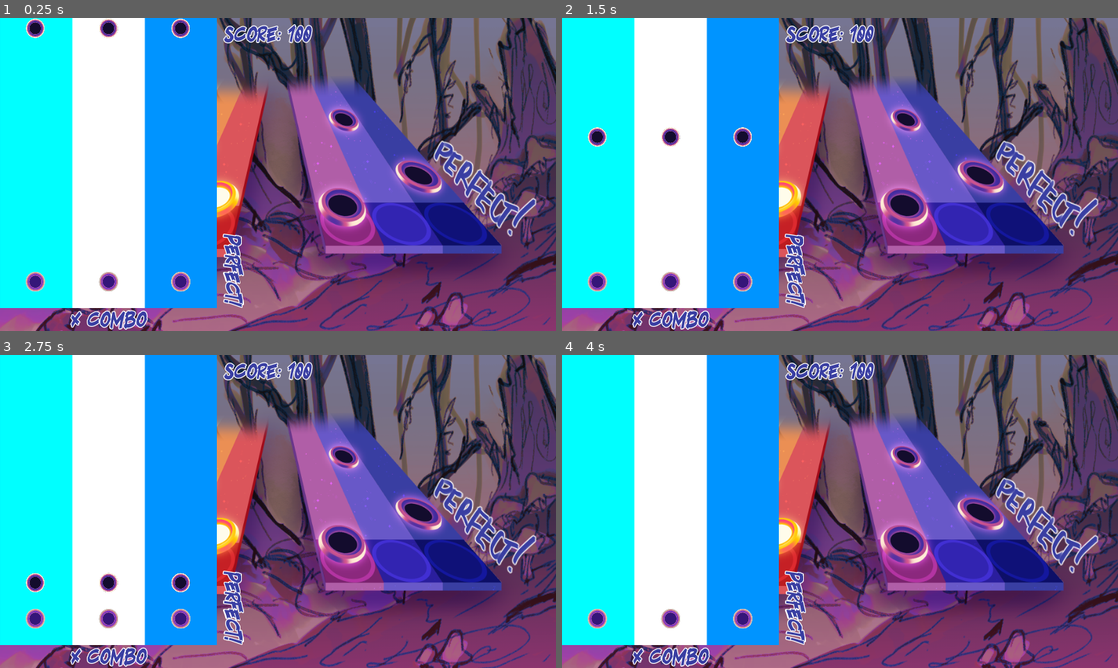
Above: before the commit, frames 1-4 (two rows, left to right).
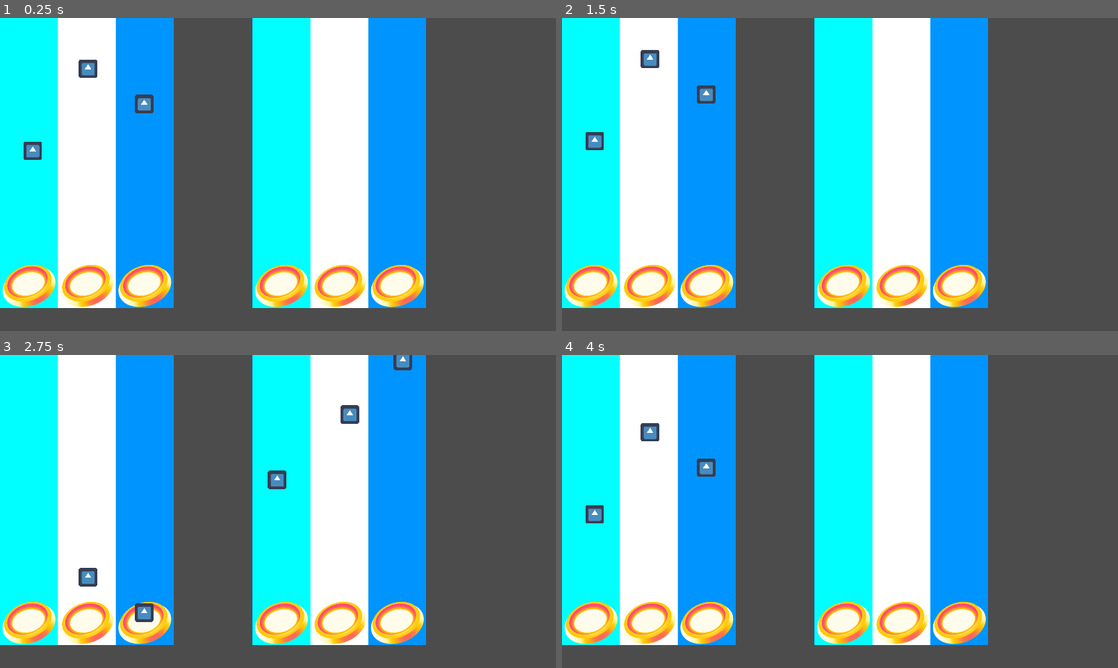
Above: after the commit, the same moments.

Repository: ctathkren/2-week-rhythm
Game: Godot game, scene res://game/scenes/main/gameplay.tscn
Two runs of this game, one before a commit and one after it. Both use one fixed random seed, a clock stepped at 60 frames per second and the inputs below. Before the commit the project starts from res://game/scenes/main/2d/gameplay.tscn. The engine's default icon, where the game draws it, is replaced by a stand-in: a white triangle on a blue panel in a dark square. Sound files missing from this copy of the repository are replaced by a short silence.
Inputs:
- Up to frame 1 (0.25 s): no input
- Up to frame 2 (1.5 s): hold Down (ui_down) from 1.28 s (still down)
- Up to frame 3 (2.75 s): release Down (ui_down) at 2.03 s
- Up to frame 4 (4 s): hold Down (ui_down) from 3.53 s (still down)

The runs differ from the first frame. In frame 1, 80% of the frame differs, in the area x 0-100%, y 0-100%; in frame 2, 80%; in frame 3, 80%; in frame 4, 79%.

Commit message:
resolving merge conflict

Diff:
--- a/HYMN/game/scenes/components/button/button.gd
+++ b/HYMN/game/scenes/components/button/button.gd
@@ -13,7 +13,7 @@
 
 
 # Called every frame. 'delta' is the elapsed time since the previous frame.
-func _physics_process(_delta):
+func _physics_process(delta):
 
 
 	# ---
--- /dev/null
+++ b/HYMN/game/scenes/main/3d/spatial.tscn
@@ -0,0 +1,27 @@
+[gd_scene load_steps=4 format=2]
+
+[ext_resource path="res://game/scenes/components/growth_play_area/growth_play_area.tscn" type="PackedScene" id=1]
+[ext_resource path="res://game/assets/art/general/3d/playarea_sample.png" type="Texture" id=2]
+[ext_resource path="res://game/assets/art/general/3d/background_sample.png" type="Texture" id=3]
+
+[node name="Spatial" type="Spatial"]
+
+[node name="CanvasLayer" type="CanvasLayer" parent="."]
+
+[node name="Viewport" type="Viewport" parent="."]
+size = Vector2( 1920, 1080 )
+
+[node name="Camera" type="Camera" parent="."]
+transform = Transform( 1, 0, 0, 0, 1, 0, 0, 0, 1, 9.6, -5, 10 )
+
+[node name="Sprite3D" type="Sprite3D" parent="."]
+transform = Transform( 1, 0, 0, 0, 0.866025, 0.5, 0, -0.5, 0.866025, 5, -5, 0 )
+texture = ExtResource( 2 )
+
+[node name="GrowthPlayArea" parent="Sprite3D" instance=ExtResource( 1 )]
+visible = false
+position = Vector2( 347, 294 )
+
+[node name="BackgroundSprite" type="Sprite3D" parent="."]
+transform = Transform( 1, 0, 0, 0, 1, 0, 0, 0, 1, 9.6, -5.4, 0 )
+texture = ExtResource( 3 )
--- /dev/null
+++ b/HYMN/game/scenes/main/gameplay.gd
@@ -0,0 +1,18 @@
+extends Node2D
+
+var BPM
+
+# ---
+
+func _ready():
+	pass
+
+
+func _physics_process(_delta):
+	if Input.is_action_just_pressed("ui_down"):
+		resetLevel()
+
+# ---
+
+func resetLevel():
+	var _reload = get_tree().reload_current_scene()
--- /dev/null
+++ b/HYMN/game/scenes/main/gameplay.tscn
@@ -0,0 +1,43 @@
+[gd_scene load_steps=5 format=2]
+
+[ext_resource path="res://game/scenes/components/growth_play_area.tscn" type="PackedScene" id=1]
+[ext_resource path="res://game/scenes/components/decay_play_area.tscn" type="PackedScene" id=2]
+[ext_resource path="res://game/scenes/main/gameplay.gd" type="Script" id=3]
+[ext_resource path="res://game/scenes/components/note.tscn" type="PackedScene" id=4]
+
+[node name="Gameplay" type="Node2D"]
+position = Vector2( 472, 648 )
+script = ExtResource( 3 )
+
+[node name="GrowthPlayArea" parent="." instance=ExtResource( 1 )]
+position = Vector2( -172, -148 )
+
+[node name="Note" parent="." instance=ExtResource( 4 )]
+position = Vector2( -359, -315 )
+
+[node name="Note2" parent="." instance=ExtResource( 4 )]
+position = Vector2( 26, -476 )
+
+[node name="Note3" parent="." instance=ExtResource( 4 )]
+position = Vector2( -168, -598 )
+
+[node name="DecayPlayArea" parent="." instance=ExtResource( 2 )]
+position = Vector2( 700, -148 )
+
+[node name="Note4" parent="." instance=ExtResource( 4 )]
+position = Vector2( 86, -1920 )
+
+[node name="Note5" parent="." instance=ExtResource( 4 )]
+position = Vector2( 734, -1711 )
+
+[node name="Note6" parent="." instance=ExtResource( 4 )]
+position = Vector2( 896, -1547 )
+
+[node name="Note7" parent="." instance=ExtResource( 4 )]
+position = Vector2( 919, -1345 )
+
+[node name="Note8" parent="." instance=ExtResource( 4 )]
+position = Vector2( 736, -1159 )
+
+[node name="Note9" parent="." instance=ExtResource( 4 )]
+position = Vector2( 485, -934 )
--- a/HYMN/game/scenes/main/3d/gameplay3d.tscn
+++ b/HYMN/game/scenes/main/gameplay3d.tscn
@@ -1,12 +1,11 @@
 [gd_scene load_steps=9 format=2]
 
-[ext_resource path="res://game/scenes/main/2d/gameplay.tscn" type="PackedScene" id=1]
+[ext_resource path="res://game/scenes/main/gameplay.tscn" type="PackedScene" id=1]
 [ext_resource path="res://game/scenes/components/growth_play_area.tscn" type="PackedScene" id=2]
 [ext_resource path="res://game/assets/art/general/background_sample.png" type="Texture" id=3]
 [ext_resource path="res://game/assets/art/general/playarea_sample.png" type="Texture" id=4]
 [ext_resource path="res://game/assets/art/general/Purple Highway.png" type="Texture" id=5]
 [ext_resource path="res://game/assets/art/general/Red Highway.png" type="Texture" id=6]
-
 
 [sub_resource type="ViewportTexture" id=1]
 viewport_path = NodePath("GameplayViewportContainer/GameplayViewport")
--- a/HYMN/project.godot
+++ b/HYMN/project.godot
@@ -11,7 +11,7 @@
 [application]
 
 config/name="HYMN"
-run/main_scene="res://game/scenes/main/2d/gameplay.tscn"
+run/main_scene="res://game/scenes/main/gameplay.tscn"
 config/icon="res://icon.png"
 
 [display]
